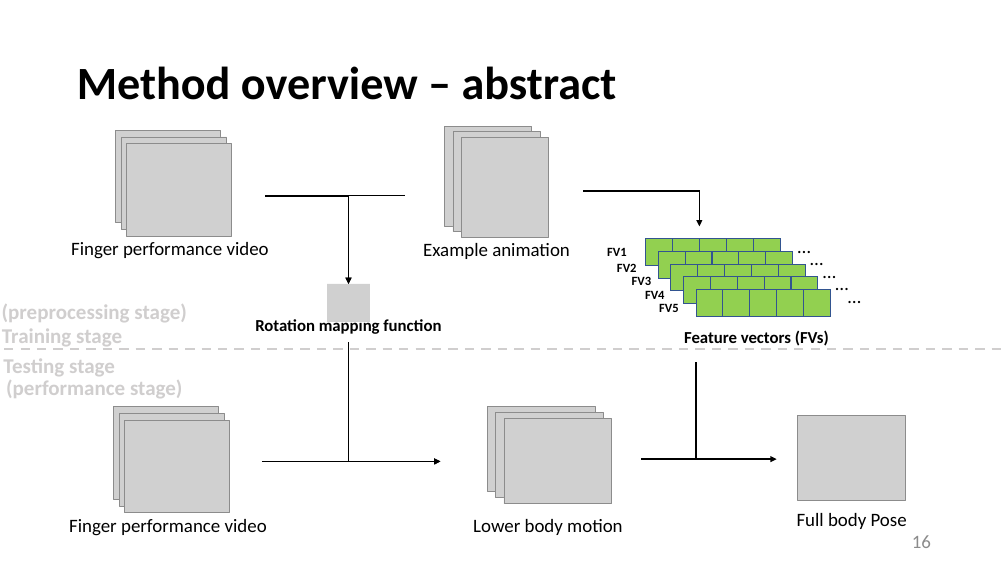
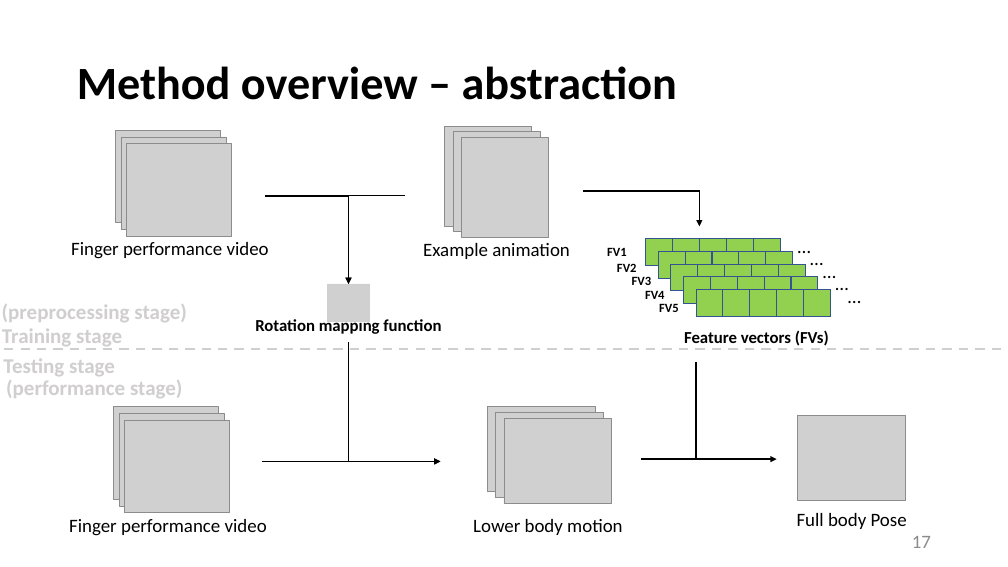
Before and after one commit to Louislar/MotionStyleTransferInHand, a slide deck: slide 17 of thesisFigs/thesis_slide.pptx (slide 16 before the commit). Drawn at 1008x567 pixels with LibreOffice and Linux fonts; fonts in the diff are those of the drawing; grey boxes stand for pictures. Boxes give left, top, right and bottom in pixels: in the first picture for what was removed or moved away, otherwise in the second. Text is boxed around its words. In the diff, an @@ line names an element or a change of style, - is before the commit and + after.

```diff
--- a/thesisFigs/thesis_slide.pptx
+++ b/thesisFigs/thesis_slide.pptx
@@ title at [77,66,677,100]: text changed @@
-Method overview – abstract
+Method overview – abstraction
@@ page number at [912,536,931,548]: text changed @@
-16
+17
```
Also in this commit, not shown: 9 other slides changed, 3 slides added.
